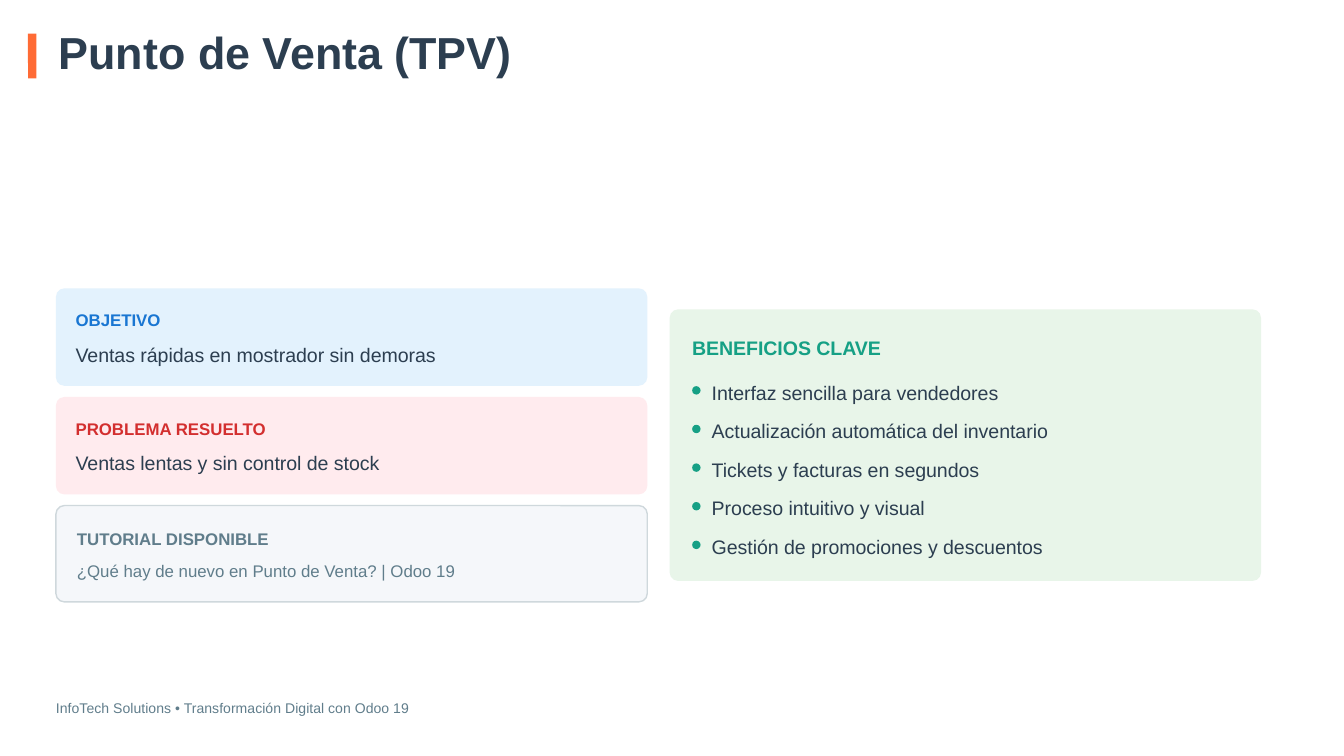
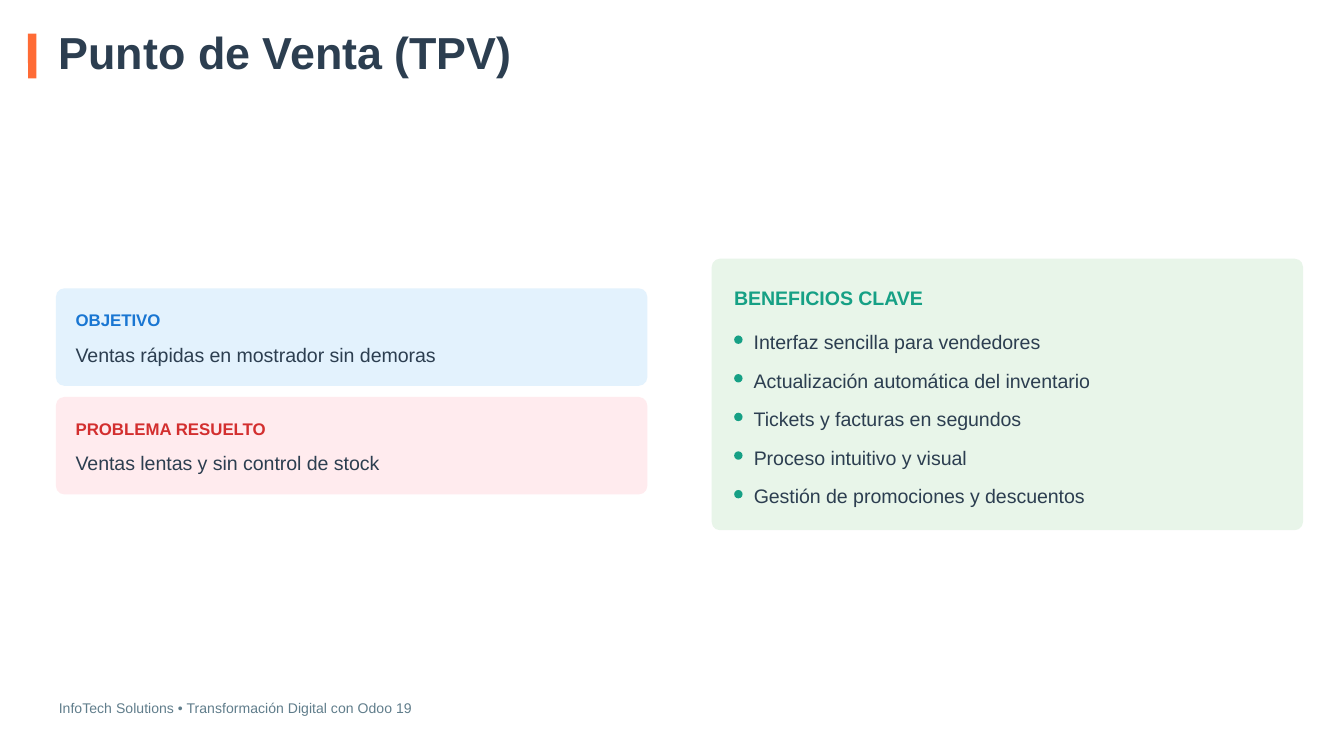
Before and after one commit to jav-anibal/mi-presentacion-odoo, a slide deck: slide 3 of files/ERP_Odoo_Transformacion_Digital.pptx. Drawn at 1344x756 pixels with LibreOffice and Linux fonts; fonts in the diff are those of the drawing. Boxes give left, top, right and bottom in pixels: in the first picture for what was removed or moved away, otherwise in the second. Text is boxed around its words. In the diff, an @@ line names an element or a change of style, - is before the commit and + after.

```diff
--- a/files/ERP_Odoo_Transformacion_Digital.pptx
+++ b/files/ERP_Odoo_Transformacion_Digital.pptx
@@ rounded rectangle: place and size @@
-rounded rectangle at box(669, 309, 1261, 581)
+rounded rectangle at box(712, 259, 1304, 531)
@@ 6 texts, 5 rounded rectangles: place and size @@
-6 texts, 5 rounded rectangles at box(692, 341, 1048, 558)
+6 texts, 5 rounded rectangles at box(734, 291, 1090, 507)
@@ rounded rectangle removed at box(56, 505, 648, 602) @@
@@ text removed at box(77, 533, 269, 545) @@
-TUTORIAL DISPONIBLE
@@ text removed at box(77, 564, 455, 581) @@
-¿Qué hay de nuevo en Punto de Venta? | Odoo 19
```
Also in this commit, not shown: 3 other slides changed, 1 other file.
